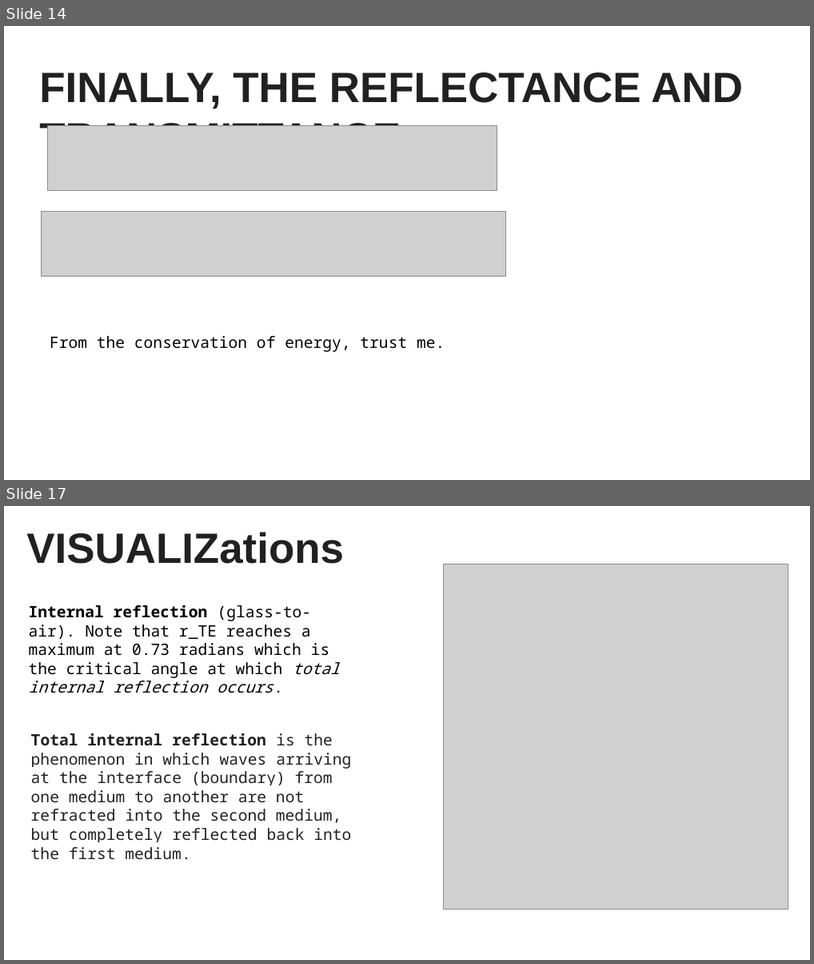
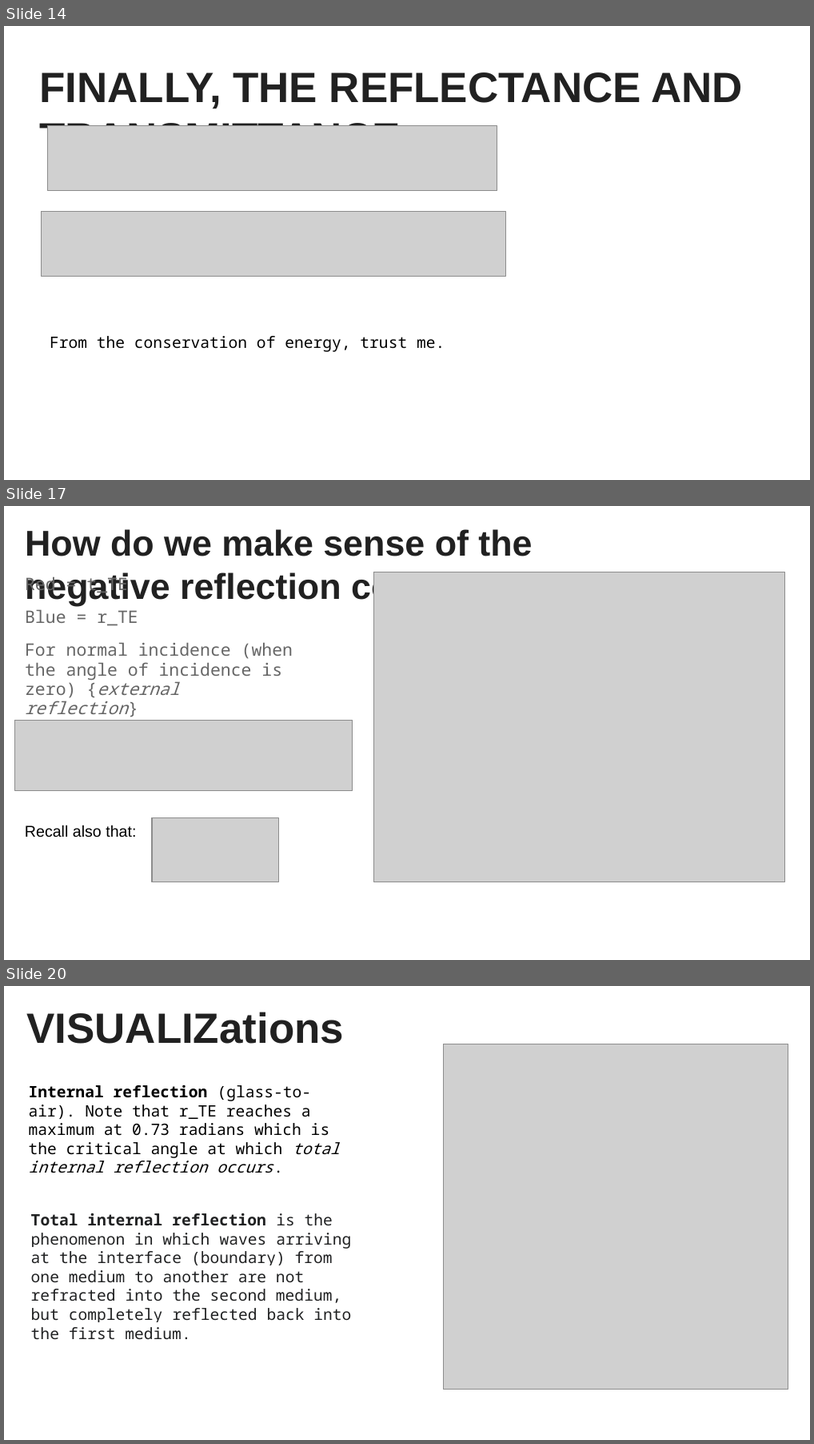
Before and after one commit to Collins-kariuk/Physics-Thesis-PDRCs, a slide deck: Presentations/Fresnel Equations Derivation.pptx. Shown one above the other, each under a label of ours: slides 14 and 17 before the commit, slides 14, 17 and 20 after it; the slides between them are not shown. The pictures are 814x964 and 814x1444 pixels, drawn with LibreOffice and Linux fonts; fonts in the diff are those of the drawing; grey boxes stand for pictures. Boxes give left, top, right and bottom in pixels: in the first picture for what was removed or moved away, otherwise in the second. Text is boxed around its words. In the diff, an @@ line names an element or a change of style, - is before the commit and + after.

Commit message:
Added slides showing why "r_TE/TM" can be negative

```diff
--- a/Presentations/Fresnel Equations Derivation.pptx
+++ b/Presentations/Fresnel Equations Derivation.pptx
@@ slide 17 added at bbox=[4, 506, 810, 960], background #FFFFFF @@
@@ title added at bbox=[25, 529, 552, 606], 32 pt, text #212121, bold @@
+How do we make sense of the negative reflection coefficient?
@@ text added at bbox=[25, 573, 293, 714], 15.3 pt, text #666666 @@
+Red = t_TE
+Blue = r_TE
+For normal incidence (when the angle of incidence is zero) {external reflection}
@@ picture added at bbox=[374, 572, 785, 881] @@
@@ picture added at bbox=[15, 720, 353, 791] @@
@@ picture added at bbox=[152, 817, 279, 881] @@
@@ text added at bbox=[25, 824, 136, 837], 14 pt, text #000000 @@
+Recall also that:
@@ what was slide 17 is now slide 20 @@
```
Also in this commit, not shown: 1 slide changed, 2 other slides added.
